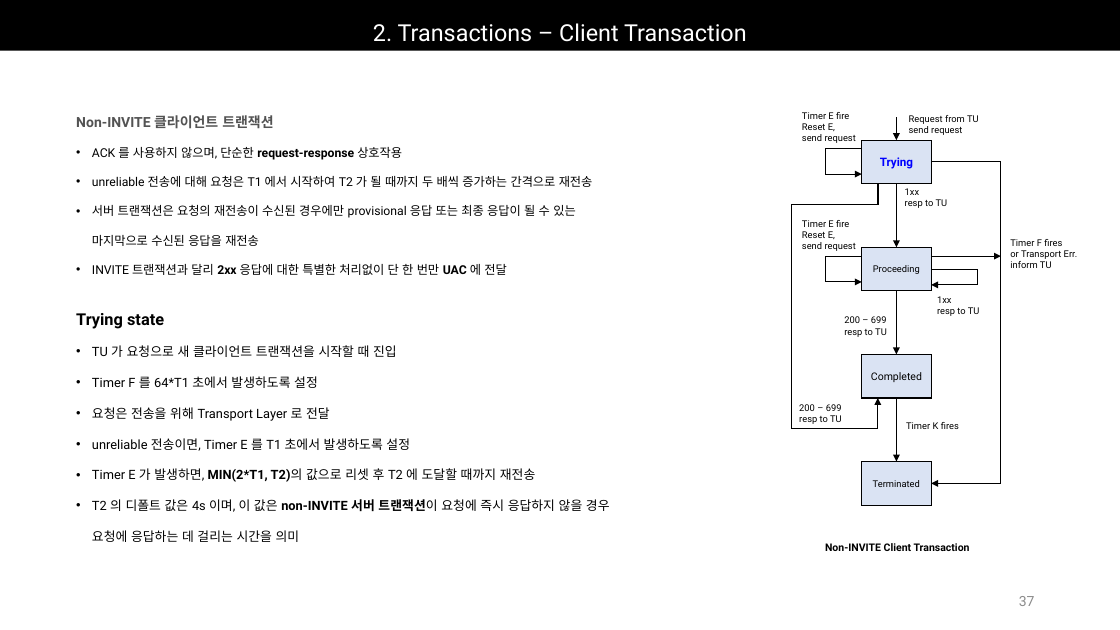
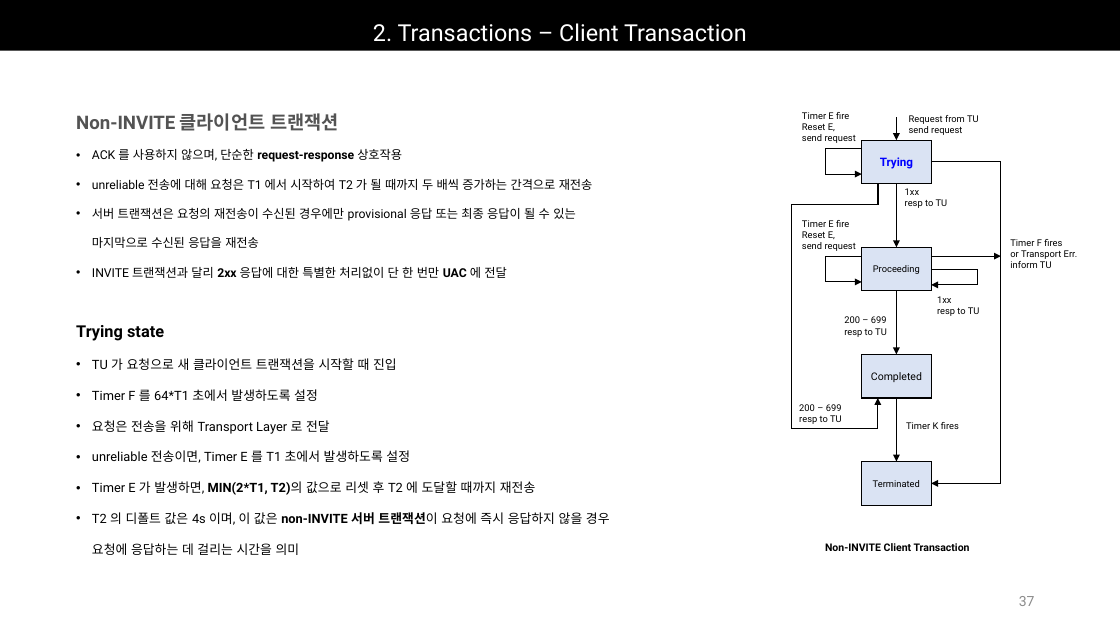
Before and after one commit to Epsilonely/SIP-Survey, a slide deck: slide 37 of 세미나 3차.pptx. Drawn at 1120x630 pixels with LibreOffice and Linux fonts; fonts in the diff are those of the drawing. Boxes give left, top, right and bottom in pixels: in the first picture for what was removed or moved away, otherwise in the second. Text is boxed around its words. In the diff, an @@ line names an element or a change of style, - is before the commit and + after.

```diff
--- a/세미나 3차.pptx
+++ b/세미나 3차.pptx
@@ text at [76, 113, 340, 131]: size 12 to 16 pt in "Non-INVITE 클라이언트 트랜잭션" @@
@@ text "Trying state" rewrapped from [76, 313, 610, 542] to [92, 358, 610, 555] @@
```
Also in this commit, not shown: 6 other slides changed, 8 slides added, 2 other files.
